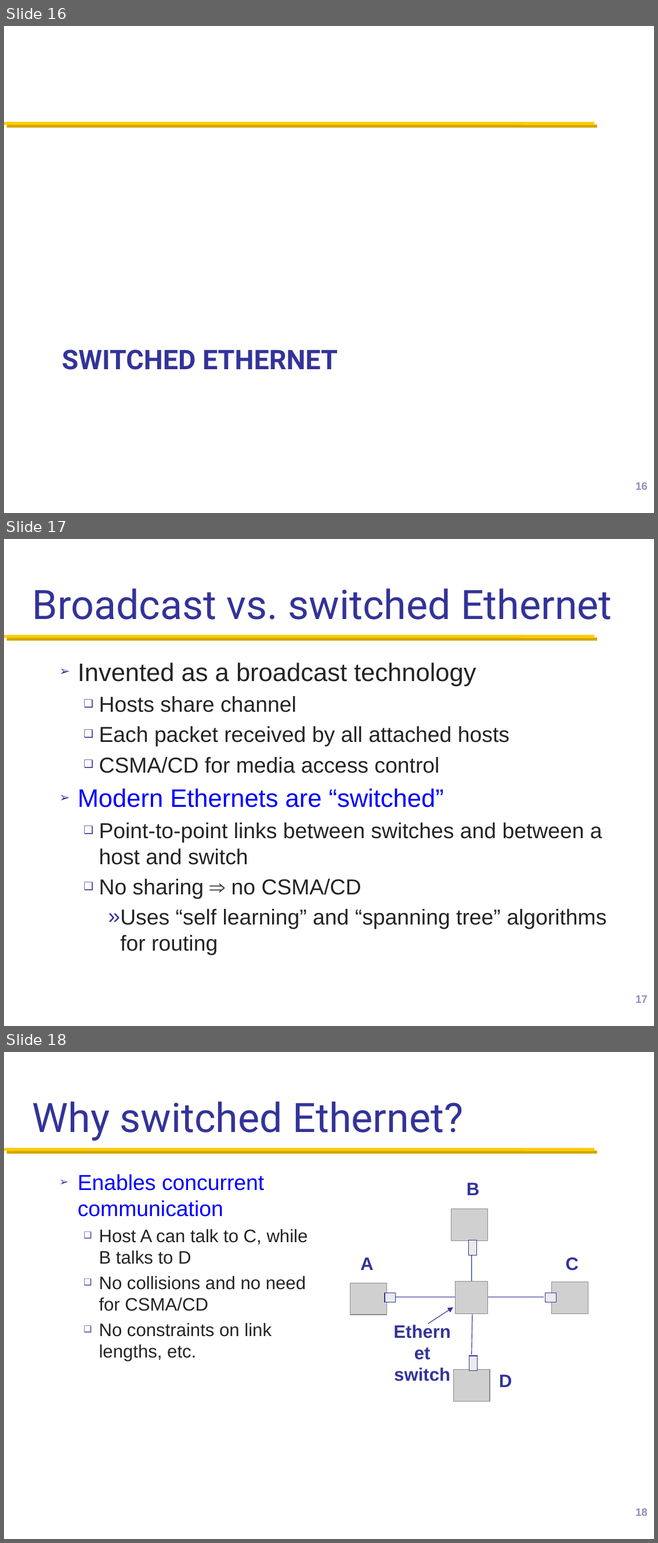
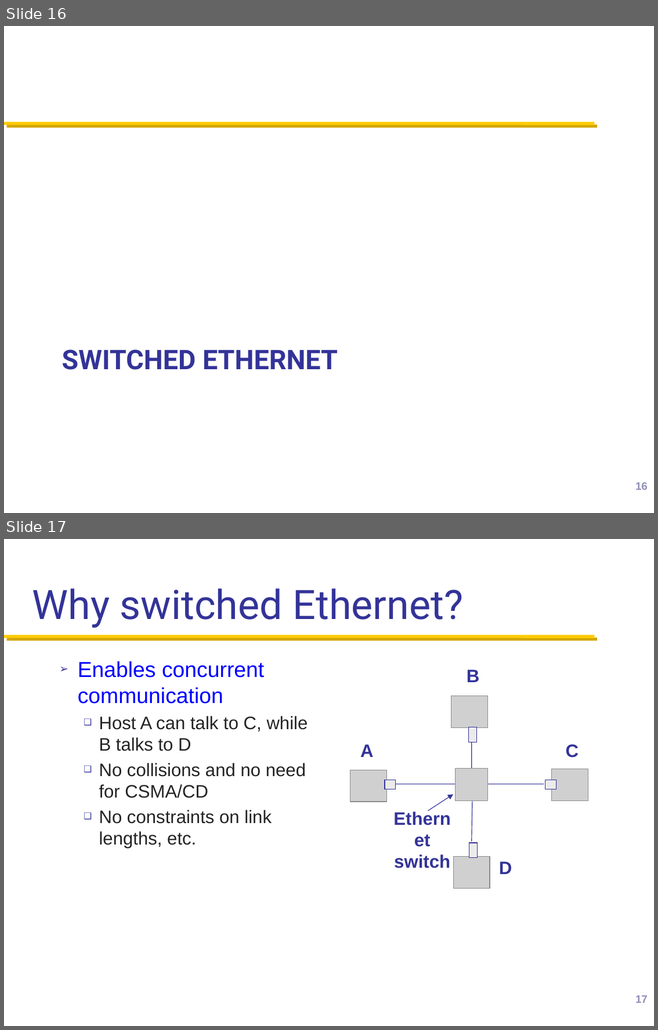
Before and after one commit to henryhxu/CSCI4430-ESTR4120, a slide deck: lec/lec16.pptx. Shown one above the other, each under a label of ours: slides 16, 17 and 18 before the commit, slides 16 and 17 after it. The pictures are 658x1543 and 658x1030 pixels, drawn with LibreOffice and Linux fonts; fonts in the diff are those of the drawing; grey boxes stand for pictures; background and template pictures are left out. Boxes give left, top, right and bottom in pixels: in the first picture for what was removed or moved away, otherwise in the second. Text is boxed around its words. In the diff, an @@ line names an element or a change of style, - is before the commit and + after.

```diff
--- a/lec/lec16.pptx
+++ b/lec/lec16.pptx
@@ slide 17 removed at [4,539,654,1026], background #FFFFFF; not listed: 1 template element that a slide beside it also shows @@
@@ title removed at [32,588,612,620] @@
-Broadcast vs. switched Ethernet
@@ text removed at [78,663,606,955] @@
-➢ Invented as a broadcast technology
-  ❑ Hosts share channel
-  ❑ Each packet received by all attached hosts
-  ❑ CSMA/CD for media access control
-➢ Modern Ethernets are “switched”
-  ❑ Point-to-point links between switches and between a host and switch
-  ❑ No sharing ⇒ no CSMA/CD
-    » Uses “self learning” and “spanning tree” algorithms for routing
@@ page number removed at [635,995,647,1003] @@
-17
@@ what was slide 18 is now slide 17 @@
@@ page number at [635,995,647,1003]: text changed @@
-18
+17
```
Also in this commit, not shown: 3 slides changed.
